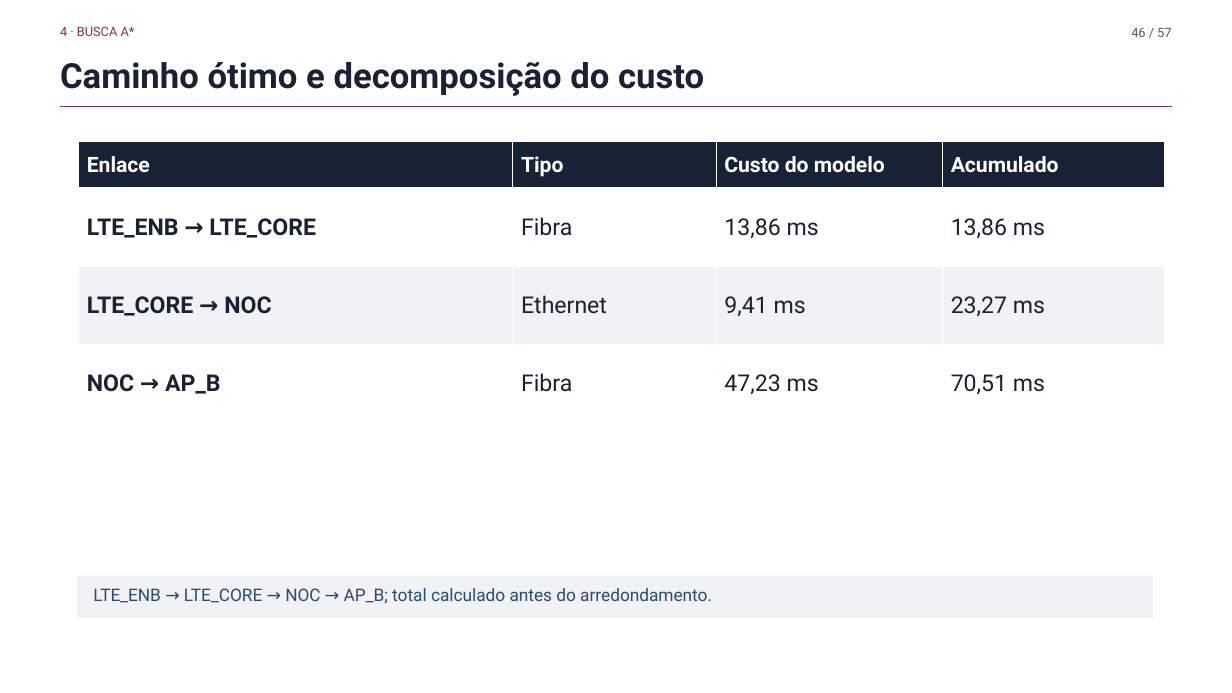
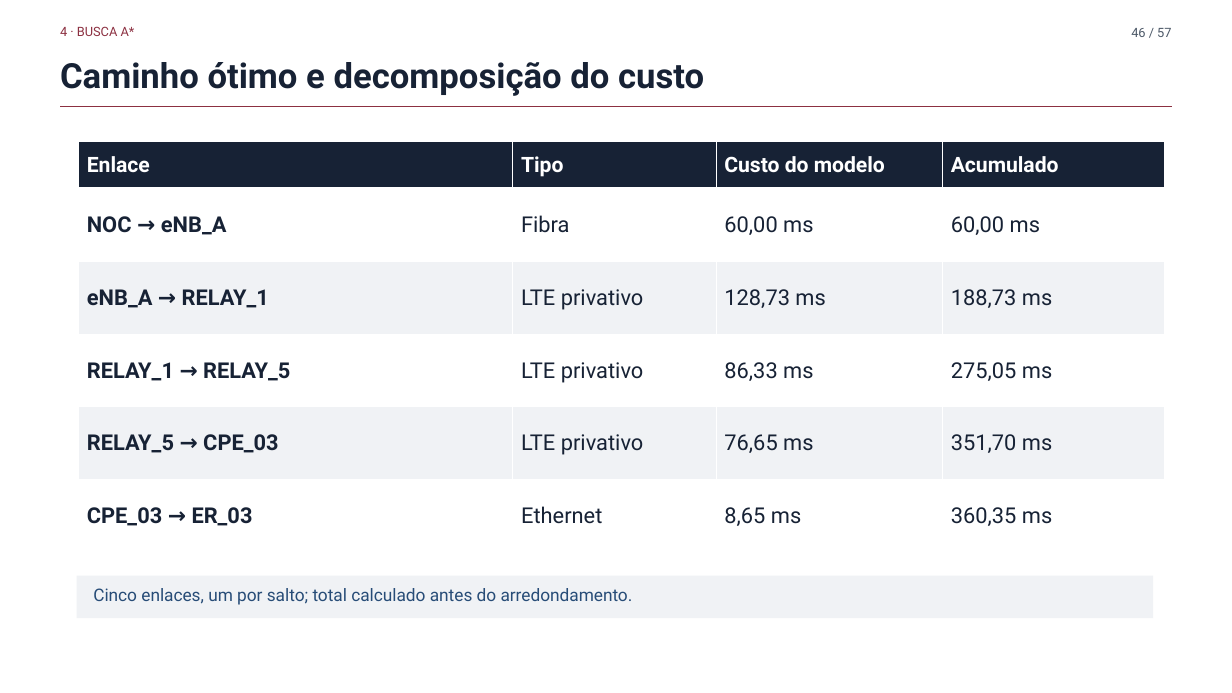
Before and after one commit to fsd-dantas/ai4systems, a slide deck: slide 46 of docs/presentation/mini-systems-presentation.pptx. Drawn at 1232x693 pixels with LibreOffice and Linux fonts; fonts in the diff are those of the drawing; background and template pictures are left out. Boxes give left, top, right and bottom in pixels: in the first picture for what was removed or moved away, otherwise in the second. Text is boxed around its words. In the diff, an @@ line names an element or a change of style, - is before the commit and + after.

Commit message:
Migrate the presentation onto the 60-node dual-homed scenario
The deck still spoke about LTE_ENB, LTE_CORE, AP_B, RM_A5 and SAF_A1 --
identifiers the new scenario does not contain. Eight slides and the
demonstration harness move together, because the deck quotes the
harness output and the build verifies the two agree.

The routing example gains its point back. NOC to ER_03 is now a pair
where breadth-first finds the fewest hops, four, and pays 453.51 ms,
while A* takes five hops for 360.35 ms. The reason is physical rather
than numerical: the short route drops onto the slow 900 MHz mesh and
the long one stays on private LTE.

The perturbation slide is no longer a link removal but a medium
failure. Disabling the fibre to eNB_A takes the whole pLTE path away
from the core, and the site fails over to the 900 MHz mesh at a higher
cost. That is what dual homing buys, and the price is visible.

The aggregate result reverses, and the slide now says so. At 30 nodes
A* expanded 25.9% fewer nodes than uniform cost; at 60 nodes it expands
8.9% fewer. The advantage did not grow with the graph, it shrank,
because two near-parallel access networks make straight-line distance a
weak predictor of cost when the media differ in speed. Reporting only
the first figure would have invited exactly the wrong conclusion.

presentation_demo.py moves with it and asserts every quoted number, its
Floyd-Warshall oracle honours the stub rule, and the recorded evidence
file is regenerated from the run.

```diff
--- a/docs/presentation/mini-systems-presentation.pptx
+++ b/docs/presentation/mini-systems-presentation.pptx
@@ table at (79, 141, 1165, 553) @@
-row 2: LTE_ENB → LTE_CORE | Fibra | 13,86 ms | 13,86 ms
-row 3: LTE_CORE → NOC | Ethernet | 9,41 ms | 23,27 ms
-row 4: NOC → AP_B | Fibra | 47,23 ms | 70,51 ms
+row 2: NOC → eNB_A | Fibra | 60,00 ms | 60,00 ms
+row 3: eNB_A → RELAY_1 | LTE privativo | 128,73 ms | 188,73 ms
+row 4: RELAY_1 → RELAY_5 | LTE privativo | 86,33 ms | 275,05 ms
+row 5: RELAY_5 → CPE_03 | LTE privativo | 76,65 ms | 351,70 ms
+row 6: CPE_03 → ER_03 | Ethernet | 8,65 ms | 360,35 ms
@@ text at (93, 588, 633, 605): text changed @@
-LTE_ENB → LTE_CORE → NOC → AP_B; total calculado antes do arredondamento.
+Cinco enlaces, um por salto; total calculado antes do arredondamento.
```
Also in this commit, not shown: 6 other slides changed, 8 other files.
